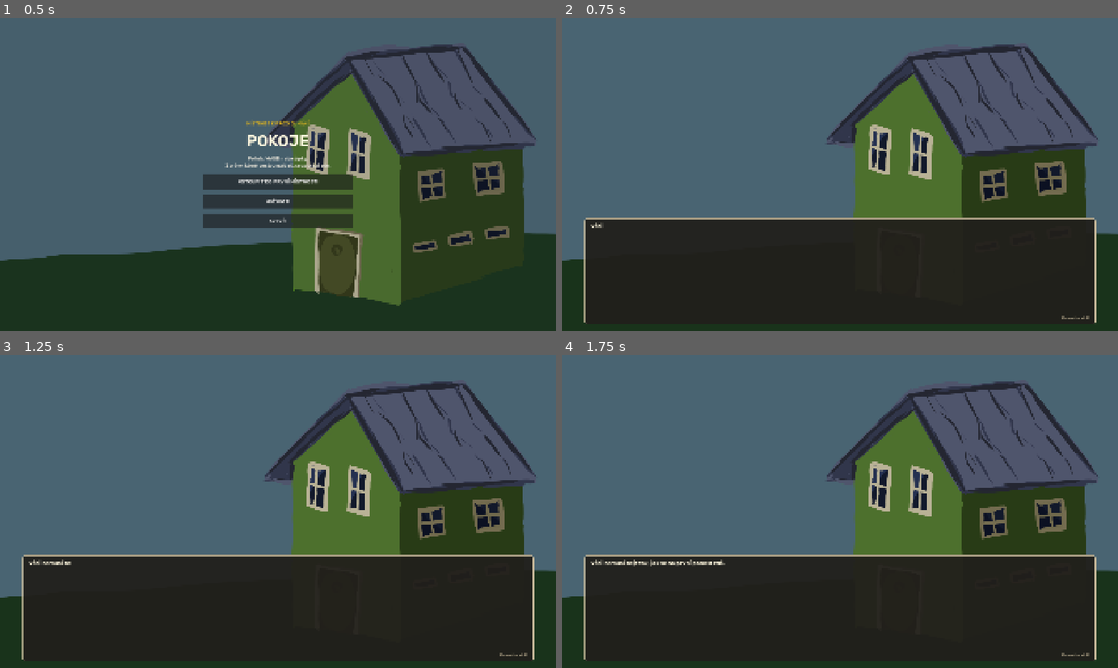
Above: before the commit, frames 1-4 (two rows, left to right).
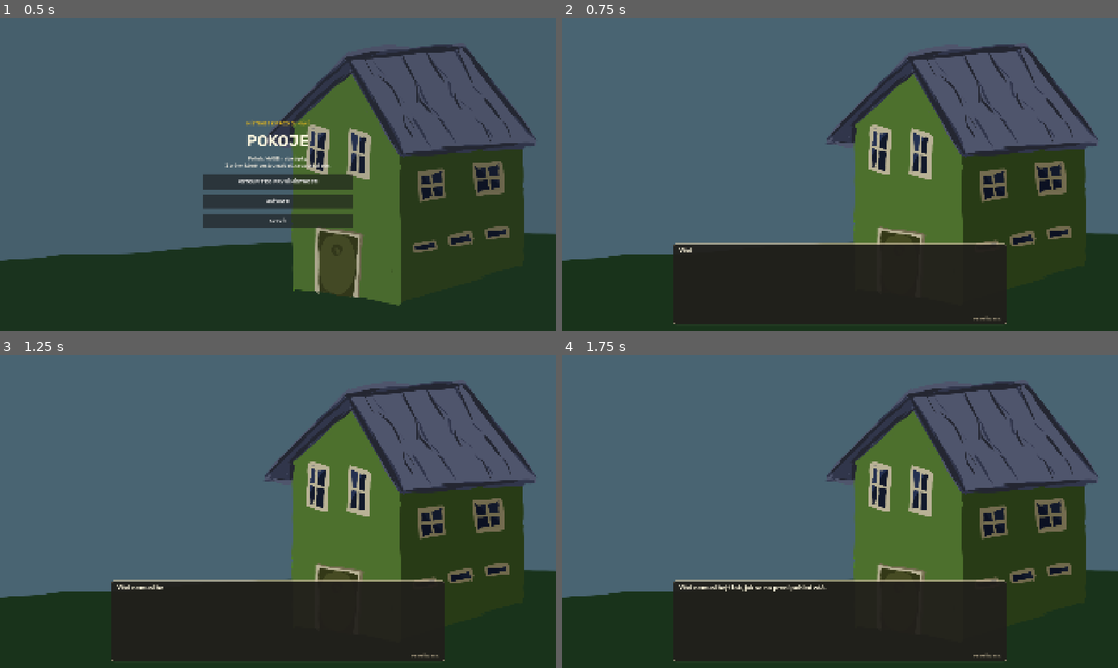
Above: after the commit, the same moments.

Repository: Sprotex/bechyne-game-jam-2026
Game: Godot game, scene res://scenes/root.tscn
Two runs of this game, one before a commit and one after it. Both use one fixed random seed, a clock stepped at 60 frames per second and the inputs below. Sound files missing from this copy of the repository are replaced by a short silence.
Inputs:
- Up to frame 1 (0.5 s): no input
- Up to frame 2 (0.75 s): click "VSTOUPIT DO PRVNÍ MÍSTNOSTI" at 0.5 s
- Up to frame 3 (1.25 s): no input
- Up to frame 4 (1.75 s): tap Enter at 1.25 s; hold D (move_right) from 1.28 s (still down); hold E (interact) from 1.28 s (still down)

Frame 1 is identical in both runs. In frame 2, 10% of the frame differs, in the area x 3-97%, y 63-98%; in frame 3, 10%; in frame 4, 10%.

Commit message:
Improve dialog readability and add credits, story and audio support

Diff:
--- /dev/null
+++ b/resources/credits.tres
@@ -0,0 +1,7 @@
+[gd_resource type="Resource" script_class="CreditsData" load_steps=2 format=3]
+
+[ext_resource type="Script" path="res://scripts/ui/credits_data.gd" id="1"]
+
+[resource]
+script = ExtResource("1")
+names = PackedStringArray("Ondřej Černý", "Vít Dolanský", "Valentýna Majerová")
--- a/scenes/ui/credits.tscn
+++ b/scenes/ui/credits.tscn
@@ -10,124 +10,3 @@
 grow_horizontal = 2
 grow_vertical = 2
 script = ExtResource("1")
-
-[node name="Shade" type="ColorRect" parent="." unique_id=1568422929]
-layout_mode = 0
-anchor_right = 1.0
-anchor_bottom = 1.0
-grow_horizontal = 2
-grow_vertical = 2
-color = Color(0.035, 0.045, 0.055, 0.88)
-
-[node name="Title" type="Label" parent="." unique_id=603801952]
-layout_mode = 0
-anchor_left = 0.5
-anchor_top = 0.106481
-anchor_right = 0.5
-anchor_bottom = 0.106481
-offset_left = -156.0
-offset_top = -27.0
-offset_right = 156.0
-offset_bottom = 27.0
-theme_override_colors/font_color = Color(1, 0.973, 0.875, 1)
-theme_override_font_sizes/font_size = 42
-text = "AUTOŘI"
-horizontal_alignment = 1
-
-[node name="Ondrej" type="Label" parent="." unique_id=115637845]
-layout_mode = 0
-anchor_left = 0.088542
-anchor_top = 0.259259
-anchor_right = 0.088542
-anchor_bottom = 0.259259
-offset_left = 0.0
-offset_top = 0.0
-offset_right = 340.0
-offset_bottom = 40.0
-rotation = -0.045
-theme_override_colors/font_color = Color(1, 0.973, 0.875, 1)
-theme_override_font_sizes/font_size = 28
-text = "Ondřej Černý"
-
-[node name="OndrejRole" type="Label" parent="." unique_id=977924631]
-layout_mode = 0
-anchor_left = 0.102431
-anchor_top = 0.324074
-anchor_right = 0.102431
-anchor_bottom = 0.324074
-offset_left = 0.0
-offset_top = 0.0
-offset_right = 342.0
-offset_bottom = 30.0
-rotation = -0.025
-text = "něco na projektu dělal"
-
-[node name="Vit" type="Label" parent="." unique_id=2031805615]
-layout_mode = 0
-anchor_left = 0.545139
-anchor_top = 0.416667
-anchor_right = 0.545139
-anchor_bottom = 0.416667
-offset_left = 0.0
-offset_top = 0.0
-offset_right = 302.0
-offset_bottom = 40.0
-rotation = 0.055
-theme_override_colors/font_color = Color(1, 0.973, 0.875, 1)
-theme_override_font_sizes/font_size = 28
-text = "Vít Dolanský"
-
-[node name="VitRole" type="Label" parent="." unique_id=1391565023]
-layout_mode = 0
-anchor_left = 0.560764
-anchor_top = 0.481481
-anchor_right = 0.560764
-anchor_bottom = 0.481481
-offset_left = 0.0
-offset_top = 0.0
-offset_right = 326.0
-offset_bottom = 30.0
-rotation = 0.035
-text = "něco na projektu dělal"
-
-[node name="Valentyna" type="Label" parent="." unique_id=1516276881]
-layout_mode = 0
-anchor_left = 0.201389
-anchor_top = 0.688272
-anchor_right = 0.201389
-anchor_bottom = 0.688272
-offset_left = 0.0
-offset_top = 0.0
-offset_right = 392.0
-offset_bottom = 40.0
-rotation = -0.035
-theme_override_colors/font_color = Color(1, 0.973, 0.875, 1)
-theme_override_font_sizes/font_size = 28
-text = "Valentýna Majerová"
-
-[node name="ValentynaRole" type="Label" parent="." unique_id=1638573118]
-layout_mode = 0
-anchor_left = 0.217014
-anchor_top = 0.753086
-anchor_right = 0.217014
-anchor_bottom = 0.753086
-offset_left = 0.0
-offset_top = 0.0
-offset_right = 340.0
-offset_bottom = 30.0
-rotation = -0.02
-text = "něco na projektu dělala"
-
-[node name="Back" type="Button" parent="." unique_id=2026958159]
-layout_mode = 0
-anchor_left = 0.434028
-anchor_top = 0.867284
-anchor_right = 0.434028
-anchor_bottom = 0.867284
-offset_left = 0.0
-offset_top = 0.0
-offset_right = 152.0
-offset_bottom = 48.0
-text = "ZPĚT"
-
-[connection signal="pressed" from="Back" to="." method="_on_back_pressed"]
--- a/scenes/ui/dialog_box.tscn
+++ b/scenes/ui/dialog_box.tscn
@@ -1,10 +1,10 @@
 [gd_scene format=3 uid="uid://dkw1t8fwd863d"]
 
 [sub_resource type="StyleBoxFlat" id="StyleBoxFlat_dialog"]
-content_margin_left = 22.0
-content_margin_top = 14.0
-content_margin_right = 22.0
-content_margin_bottom = 14.0
+content_margin_left = 20.0
+content_margin_top = 12.0
+content_margin_right = 20.0
+content_margin_bottom = 12.0
 bg_color = Color(0.129412, 0.121569, 0.105882, 0.94)
 border_width_left = 2
 border_width_top = 2
@@ -18,9 +18,9 @@
 
 [node name="DialogPanel" type="PanelContainer" unique_id=1512401401]
 anchors_preset = -1
-anchor_left = 0.04
-anchor_top = 0.64
-anchor_right = 0.96
+anchor_left = 0.2
+anchor_top = 0.72
+anchor_right = 0.8
 anchor_bottom = 0.98
 theme_override_styles/panel = SubResource("StyleBoxFlat_dialog")
 
@@ -29,7 +29,7 @@
 theme_override_constants/separation = 8
 
 [node name="MessageScroll" type="ScrollContainer" parent="Content" unique_id=1202754721]
-custom_minimum_size = Vector2(0, 100)
+custom_minimum_size = Vector2(0, 72)
 layout_mode = 2
 size_flags_vertical = 3
 
@@ -37,12 +37,12 @@
 layout_mode = 2
 size_flags_horizontal = 3
 theme_override_colors/font_color = Color(1, 0.972549, 0.87451, 1)
-theme_override_font_sizes/font_size = 20
+theme_override_font_sizes/font_size = 28
 autowrap_mode = 3
 visible_characters_behavior = 1
 
 [node name="CloseHint" type="Label" parent="Content" unique_id=1218995032]
 layout_mode = 2
 theme_override_colors/font_color = Color(0.780392, 0.72549, 0.603922, 1)
-theme_override_font_sizes/font_size = 14
+theme_override_font_sizes/font_size = 17
 horizontal_alignment = 2
--- /dev/null
+++ b/scenes/ui/final_credits.tscn
@@ -0,0 +1,15 @@
+[gd_scene format=3]
+
+[ext_resource type="Script" path="res://scripts/ui/final_credits.gd" id="1"]
+[ext_resource type="PackedScene" path="res://scenes/ui/credits.tscn" id="2"]
+
+[node name="FinalCredits" type="Control"]
+layout_mode = 3
+anchors_preset = 15
+anchor_right = 1.0
+anchor_bottom = 1.0
+grow_horizontal = 2
+grow_vertical = 2
+script = ExtResource("1")
+
+[node name="Credits" parent="." instance=ExtResource("2")]
--- a/scripts/audio/audio_manager.gd
+++ b/scripts/audio/audio_manager.gd
@@ -3,6 +3,12 @@
 
 @export_group("Sounds")
 @export var voice_message: AudioStream
+@export var sound_registry: Dictionary = {
+	&"switch": null,
+	&"door": null,
+	&"key": null,
+	&"pickup": null,
+}
 
 @export_group("Music")
 @export var music: AudioStream
@@ -26,7 +32,6 @@
 func _play_audio(sound_id: StringName, volume_db: float, bus: StringName) -> void:
 	var stream := _get_sound_stream(sound_id)
 	if stream == null:
-		push_warning("No audio stream is registered for sound ID '%s'." % sound_id)
 		return
 
 	var player := AudioStreamPlayer.new()
@@ -39,11 +44,12 @@
 
 
 func _get_sound_stream(sound_id: StringName) -> AudioStream:
-	match sound_id:
-		&"voice_message":
-			return voice_message
-		_:
-			return null
+	if sound_id == &"voice_message":
+		return voice_message
+	var stream: Variant = sound_registry.get(sound_id)
+	if stream == null:
+		stream = sound_registry.get(String(sound_id))
+	return stream as AudioStream
 
 
 func _start_music() -> void:
--- a/scripts/core/event_bus.gd
+++ b/scripts/core/event_bus.gd
@@ -2,6 +2,15 @@
 ## Shared signals for communication between otherwise decoupled game systems.
 
 signal audio_play_requested(sound_id: StringName, volume_db: float, bus: StringName)
+signal game_completed
+
+const FINAL_CREDITS_SCENE := "res://scenes/ui/final_credits.tscn"
+
+var _completion_requested := false
+
+
+func _ready() -> void:
+	game_completed.connect(_show_final_credits, CONNECT_DEFERRED)
 
 
 func request_audio(
@@ -12,3 +21,21 @@
 	if sound_id.is_empty():
 		return
 	audio_play_requested.emit(sound_id, volume_db, bus)
+
+
+func complete_game() -> void:
+	if _completion_requested:
+		return
+	_completion_requested = true
+	game_completed.emit()
+
+
+func reset_game_completion() -> void:
+	_completion_requested = false
+
+
+func _show_final_credits() -> void:
+	var change_error := get_tree().change_scene_to_file(FINAL_CREDITS_SCENE)
+	if change_error != OK:
+		_completion_requested = false
+		push_error("Could not open final credits: %s" % error_string(change_error))
--- a/scripts/core/root.gd
+++ b/scripts/core/root.gd
@@ -115,6 +115,7 @@
 
 
 func _start_game() -> void:
+	EventBus.reset_game_completion()
 	_show_cutscene()
 
 
--- /dev/null
+++ b/scripts/core/story_text.gd
@@ -0,0 +1,28 @@
+extends Resource
+class_name StoryText
+
+@export var messages: PackedStringArray = []
+@export var locked_messages: PackedStringArray = []
+@export var required_flag := ""
+@export var completed_flag := ""
+
+
+func is_available(level: Level) -> bool:
+	return required_flag.is_empty() or level.has_flag(required_flag)
+
+
+func is_completed(level: Level) -> bool:
+	return not completed_flag.is_empty() and level.has_flag(completed_flag)
+
+
+func show(level: Level) -> void:
+	if level == null or is_completed(level):
+		return
+	var lines: Array[String] = []
+	var source := messages if is_available(level) else locked_messages
+	for line in source:
+		lines.append(line)
+	if not lines.is_empty():
+		level.dialog_manager.show_dialog(lines)
+	if is_available(level) and not completed_flag.is_empty():
+		level.set_flag(completed_flag)
--- a/scripts/objects/room_exit.gd
+++ b/scripts/objects/room_exit.gd
@@ -7,6 +7,8 @@
 @export var destination_arrival_id := "start"
 @export_enum("north", "south", "west", "east") var wall_side := "north"
 @export_range(24.0, 220.0, 1.0) var opening_half_width := 150.0
+@export var required_flag := ""
+@export_multiline var locked_message := ""
 
 
 func _ready() -> void:
@@ -19,4 +21,11 @@
 
 func _on_body_entered(body: Node2D) -> void:
 	if body is CharacterBody2D:
+		if not required_flag.is_empty():
+			var level := get_tree().current_scene as Level
+			if level == null or not level.has_flag(required_flag):
+				if level != null and not locked_message.is_empty():
+					level.dialog_manager.show_dialog([locked_message])
+				return
+		EventBus.request_audio(&"door")
 		exit_entered.emit(self)
--- /dev/null
+++ b/scripts/rooms/story_interactor.gd
@@ -0,0 +1,57 @@
+extends Area2D
+
+@export var story: StoryText
+@export var hint_text := "Prohlédnout"
+
+var nearby := false
+var hint: Label
+var level: Level
+
+
+func _ready() -> void:
+	level = get_tree().current_scene as Level
+	body_entered.connect(_on_body_entered)
+	body_exited.connect(_on_body_exited)
+	_build_hint()
+
+
+func _unhandled_input(event: InputEvent) -> void:
+	if not nearby or story == null or level == null or not level.player_controls_enabled():
+		return
+	if not event.is_action_pressed("interact"):
+		return
+	if story.is_completed(level):
+		return
+	story.show(level)
+	_update_hint()
+	get_viewport().set_input_as_handled()
+
+
+func _on_body_entered(body: Node2D) -> void:
+	if body is CharacterBody2D:
+		nearby = true
+		_update_hint()
+
+
+func _on_body_exited(body: Node2D) -> void:
+	if body is CharacterBody2D:
+		nearby = false
+		hint.hide()
+
+
+func _update_hint() -> void:
+	hint.visible = nearby and story != null and level != null and not story.is_completed(level)
+
+
+func _build_hint() -> void:
+	hint = Label.new()
+	hint.z_index = 4096
+	hint.z_as_relative = false
+	hint.position = Vector2(-68, -55)
+	hint.text = "%s  %s" % [InputPrompts.action_label(&"interact"), hint_text]
+	hint.add_theme_color_override("font_color", Color("#fff8df"))
+	hint.add_theme_color_override("font_outline_color", Color.BLACK)
+	hint.add_theme_constant_override("outline_size", 3)
+	hint.add_theme_font_size_override("font_size", 16)
+	hint.hide()
+	add_child(hint)
--- a/scripts/ui/credits.gd
+++ b/scripts/ui/credits.gd
@@ -2,6 +2,77 @@
 
 signal back_pressed
 
+const CREDITS_DATA := preload("res://resources/credits.tres")
+
+@export var title_text := "AUTOŘI"
+@export var back_text := "ZPĚT"
+
+var _title_label: Label
+var _back_button: Button
+
+
+func _ready() -> void:
+	_build_contents()
+
+
+func set_presentation(title: String, back: String) -> void:
+	title_text = title
+	back_text = back
+	if _title_label != null:
+		_title_label.text = title_text
+		_back_button.text = back_text
+
+
+func _build_contents() -> void:
+	var shade := ColorRect.new()
+	shade.color = Color(0.035, 0.045, 0.055, 0.94)
+	shade.set_anchors_and_offsets_preset(Control.PRESET_FULL_RECT)
+	shade.mouse_filter = Control.MOUSE_FILTER_IGNORE
+	add_child(shade)
+
+	var layout := VBoxContainer.new()
+	layout.set_anchors_and_offsets_preset(Control.PRESET_FULL_RECT)
+	layout.offset_left = 120.0
+	layout.offset_top = 70.0
+	layout.offset_right = -120.0
+	layout.offset_bottom = -70.0
+	layout.add_theme_constant_override("separation", 24)
+	add_child(layout)
+
+	var title := Label.new()
+	_title_label = title
+	title.text = title_text
+	title.horizontal_alignment = HORIZONTAL_ALIGNMENT_CENTER
+	title.add_theme_color_override("font_color", Color("#fff8df"))
+	title.add_theme_font_size_override("font_size", 42)
+	layout.add_child(title)
+
+	var scroll := ScrollContainer.new()
+	scroll.size_flags_vertical = Control.SIZE_EXPAND_FILL
+	scroll.horizontal_scroll_mode = ScrollContainer.SCROLL_MODE_DISABLED
+	layout.add_child(scroll)
+
+	var names := VBoxContainer.new()
+	names.size_flags_horizontal = Control.SIZE_EXPAND_FILL
+	names.add_theme_constant_override("separation", 18)
+	scroll.add_child(names)
+	for contributor in CREDITS_DATA.names:
+		var label := Label.new()
+		label.text = contributor
+		label.horizontal_alignment = HORIZONTAL_ALIGNMENT_CENTER
+		label.add_theme_color_override("font_color", Color("#fff8df"))
+		label.add_theme_font_size_override("font_size", 28)
+		names.add_child(label)
+
+	var back := Button.new()
+	_back_button = back
+	back.name = "Back"
+	back.text = back_text
+	back.custom_minimum_size = Vector2(240, 52)
+	back.size_flags_horizontal = Control.SIZE_SHRINK_CENTER
+	back.pressed.connect(_on_back_pressed)
+	layout.add_child(back)
+
 
 func _on_back_pressed() -> void:
 	back_pressed.emit()
--- /dev/null
+++ b/scripts/ui/credits_data.gd
@@ -0,0 +1,5 @@
+@tool
+class_name CreditsData
+extends Resource
+
+@export var names: PackedStringArray = []
--- a/scripts/ui/dialog_manager.gd
+++ b/scripts/ui/dialog_manager.gd
@@ -26,6 +26,8 @@
 	layer = 20
 	_build_dialog()
 	(get_node("DialogPanel/Content/CloseHint") as Label).text = "Pokračovat: %s" % InputPrompts.action_label(&"interact")
+	get_window().size_changed.connect(_update_dialog_font_size)
+	_update_dialog_font_size()
 	hide_dialog()
 
 
@@ -221,3 +223,13 @@
 	message_scroll.horizontal_scroll_mode = ScrollContainer.SCROLL_MODE_DISABLED
 	message_label = dialog_box.get_node("Content/MessageScroll/Message") as Label
 	add_child(dialog_box)
+
+
+func _update_dialog_font_size() -> void:
+	if message_label == null:
+		return
+	var viewport_size := Vector2(get_window().size)
+	var scale := minf(viewport_size.x / 1920.0, viewport_size.y / 1080.0)
+	message_label.add_theme_font_size_override("font_size", roundi(clampf(28.0 * scale, 22.0, 28.0)))
+	var close_hint := get_node("DialogPanel/Content/CloseHint") as Label
+	close_hint.add_theme_font_size_override("font_size", roundi(clampf(17.0 * scale, 14.0, 17.0)))
--- /dev/null
+++ b/scripts/ui/final_credits.gd
@@ -0,0 +1,14 @@
+extends Control
+
+const MAIN_SCENE := "res://scenes/root.tscn"
+
+
+func _ready() -> void:
+	var credits := $Credits
+	credits.set_presentation("ZÁVĚREČNÉ TITULKY", "ZPĚT DO MENU")
+	credits.back_pressed.connect(_return_to_main_menu)
+
+
+func _return_to_main_menu() -> void:
+	EventBus.reset_game_completion()
+	get_tree().change_scene_to_file(MAIN_SCENE)
Not shown, added: scripts/core/story_text.gd.uid
Not shown, added: scripts/rooms/story_interactor.gd.uid
Not shown, added: scripts/ui/credits_data.gd.uid
Not shown, added: scripts/ui/final_credits.gd.uid
